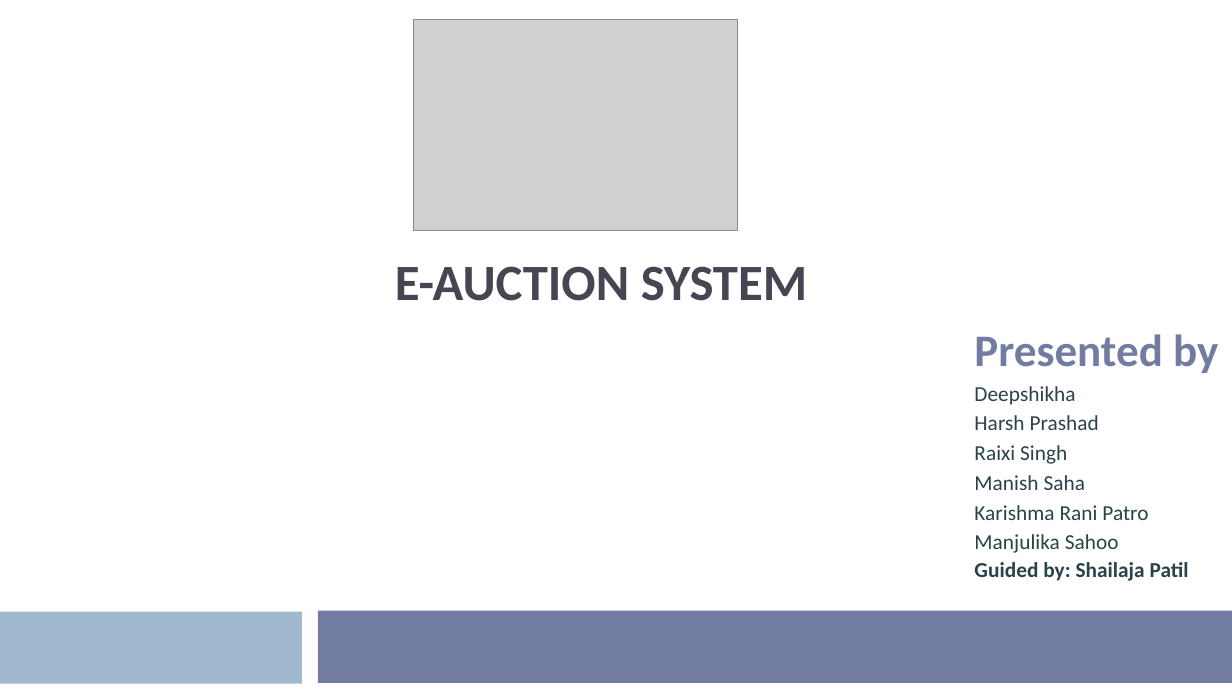
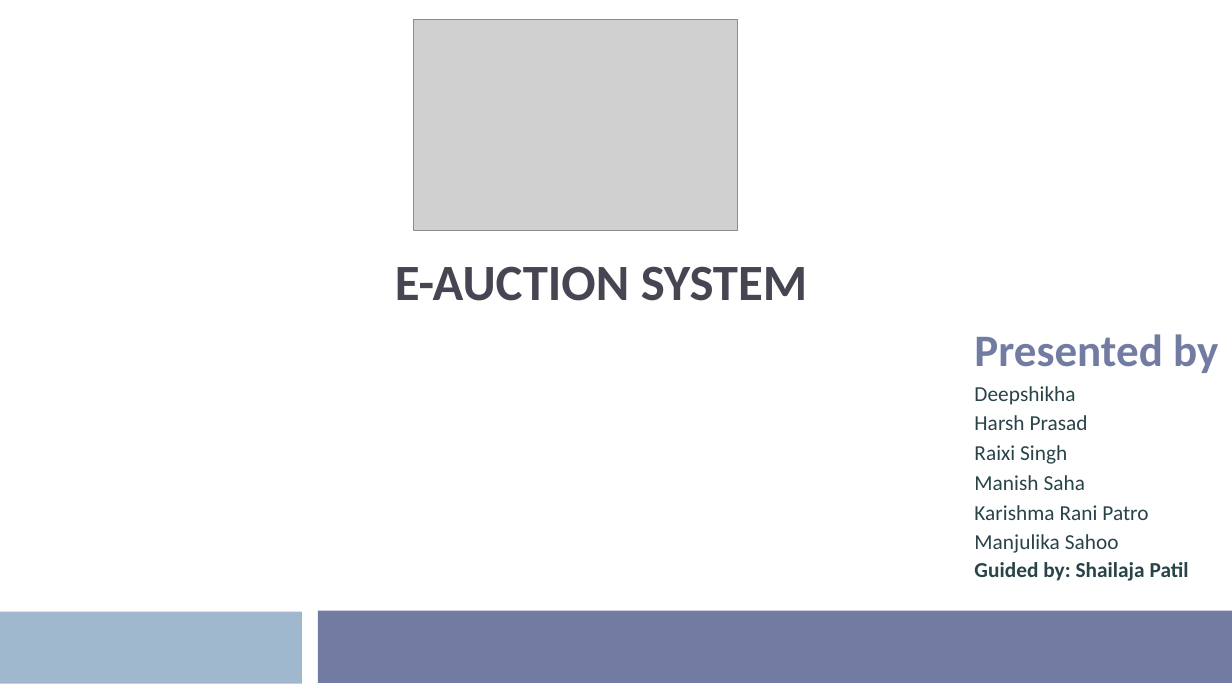
Before and after one commit to theharshprasad/05-12-2022_System-C-Linux-3rd-November-Batch-2_Sprint-1_Group-3, a slide deck: slide 1 of Project (E-Auction System)/PPT/EAS Group-3.pptx. Drawn at 1232x693 pixels with LibreOffice and Linux fonts; fonts in the diff are those of the drawing; grey boxes stand for pictures; background and template pictures are left out. Boxes give left, top, right and bottom in pixels: in the first picture for what was removed or moved away, otherwise in the second. Text is boxed around its words. In the diff, an @@ line names an element or a change of style, - is before the commit and + after.

```diff
--- a/Project (E-Auction System)/PPT/EAS Group-3.pptx
+++ b/Project (E-Auction System)/PPT/EAS Group-3.pptx
@@ subtitle at [974,415,1088,430]: text changed @@
-Harsh Prashad
+Harsh Prasad
```
Also in this commit, not shown: 1 other slide changed.
